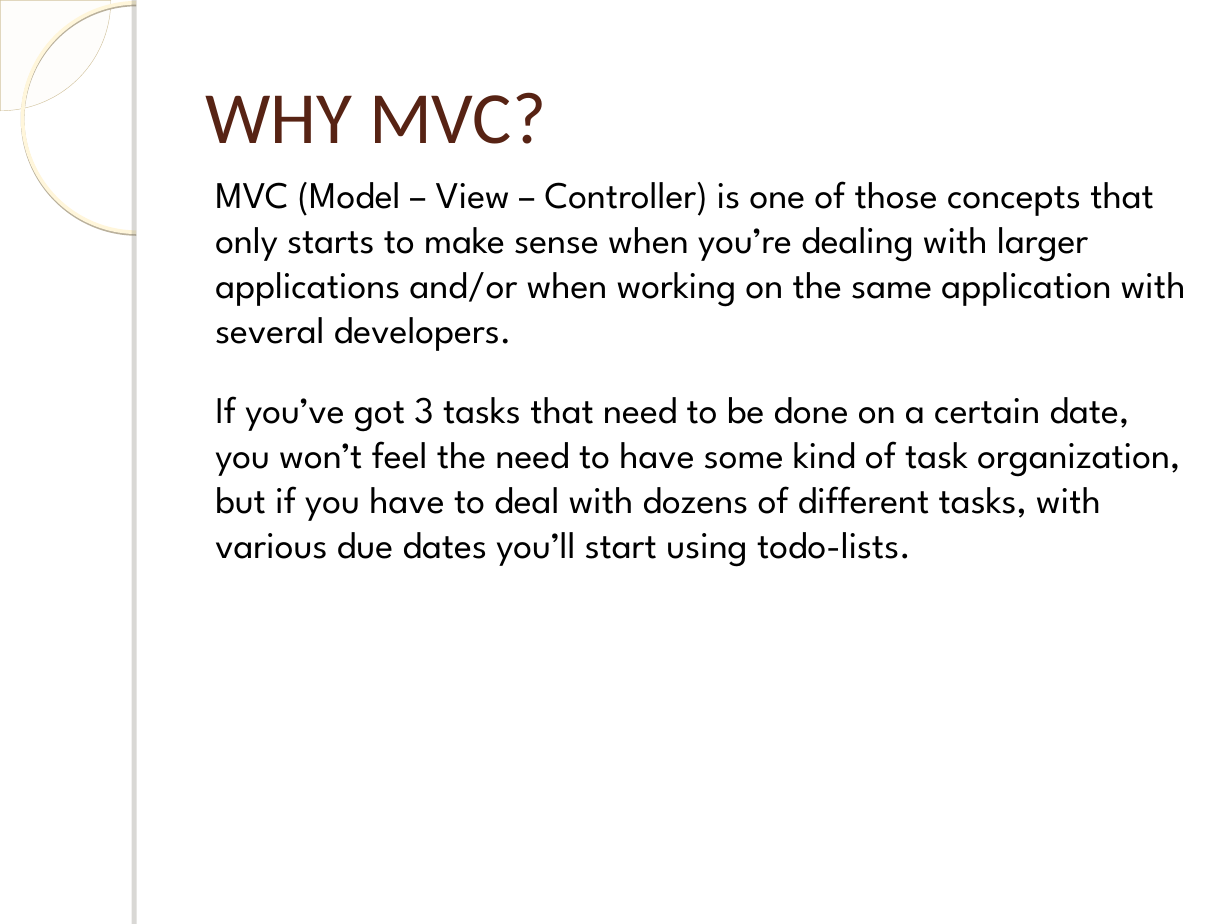
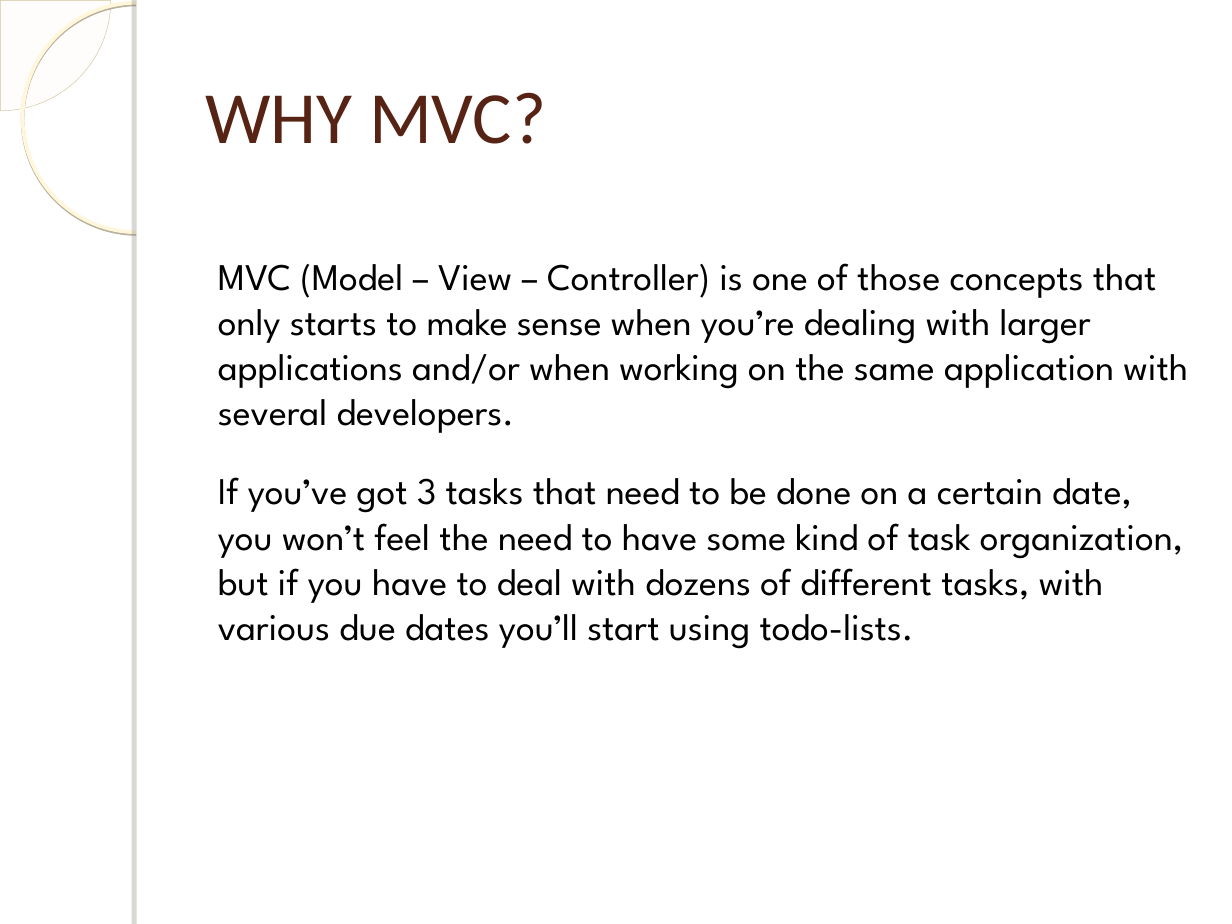
Before and after one commit to bugChanger/E-receipit_for_CSE404, a slide deck: slide 8 of MVC & use_case.ppt. Drawn at 1232x924 pixels with LibreOffice and Linux fonts; fonts in the diff are those of the drawing; background and template pictures are left out. Boxes give left, top, right and bottom in pixels: in the first picture for what was removed or moved away, otherwise in the second. Text is boxed around its words. In the diff, an @@ line names an element or a change of style, - is before the commit and + after.

```diff
--- a/MVC & use_case.ppt
+++ b/MVC & use_case.ppt
@@ text "MVC (Model – View – ...": place and size @@
-text "MVC (Model – View – ..." at <box>215,181,1186,567</box>
+text "MVC (Model – View – ..." at <box>218,263,1188,649</box>
```
Also in this commit, not shown: 18 other slides changed, 4 slides added, 4 slides removed, 2 other files.
